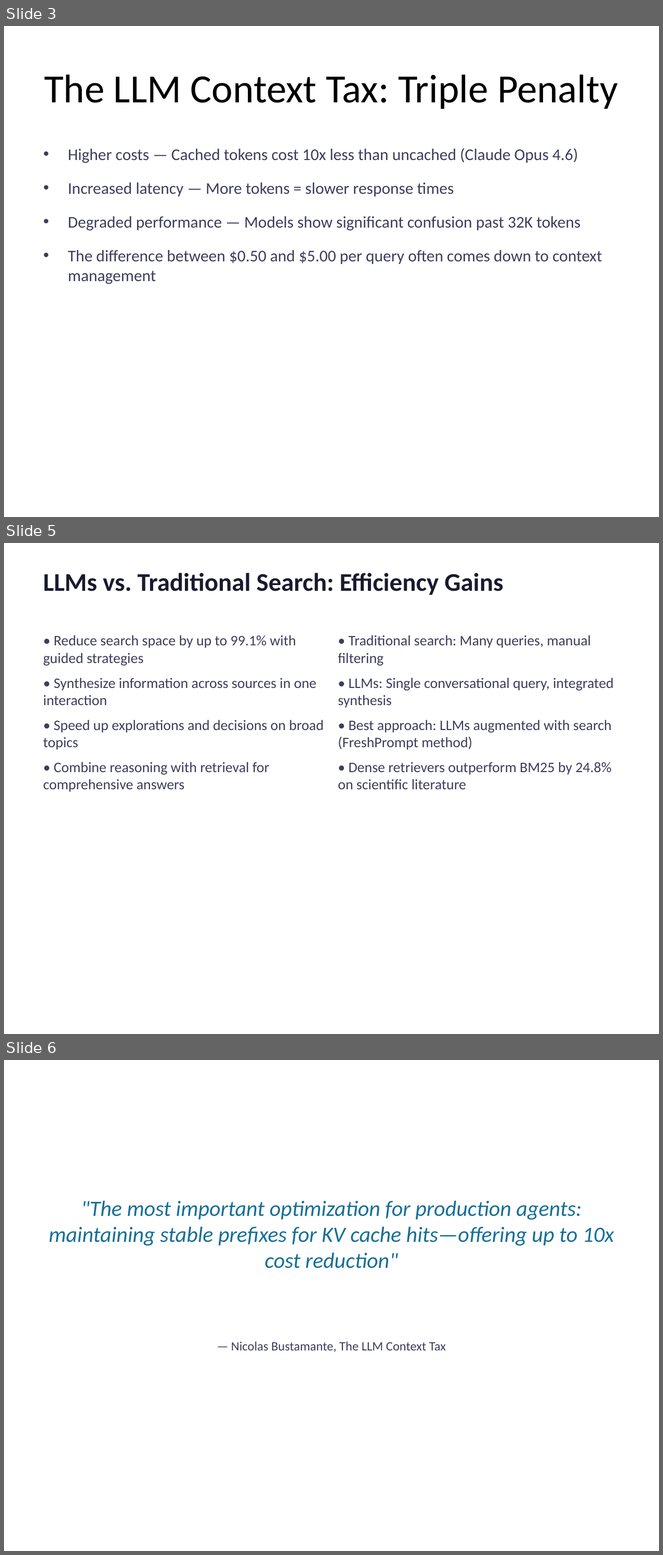
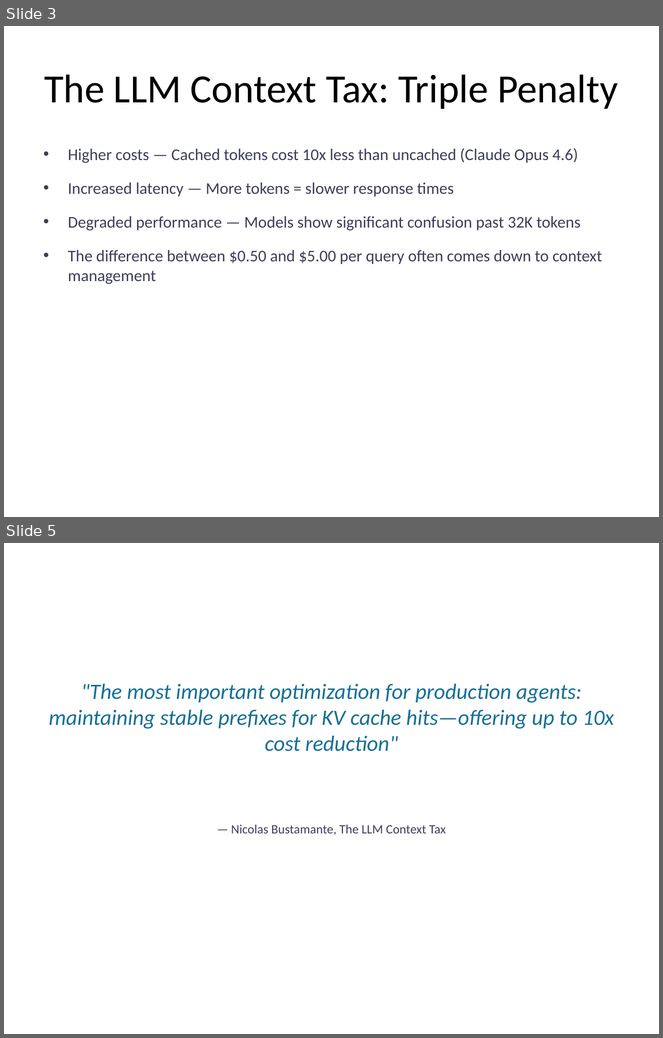
Before and after one commit to ms4674/Equity-research, a slide deck: LLM_Information_Efficiency_Presentation.pptx. Shown one above the other, each under a label of ours: slides 3, 5 and 6 before the commit, slides 3 and 5 after it; the slides between them are not shown. The pictures are 663x1555 and 663x1038 pixels, drawn with LibreOffice and Linux fonts; fonts in the diff are those of the drawing. Boxes give left, top, right and bottom in pixels: in the first picture for what was removed or moved away, otherwise in the second. Text is boxed around its words. In the diff, an @@ line names an element or a change of style, - is before the commit and + after.

```diff
--- a/LLM_Information_Efficiency_Presentation.pptx
+++ b/LLM_Information_Efficiency_Presentation.pptx
@@ slide 5 removed at [4,543,659,1034], background #FFFFFF @@
@@ text removed at [43,573,503,595] @@
-LLMs vs. Traditional Search: Efficiency Gains
@@ text removed at [43,635,324,792] @@
-• Reduce search space by up to 99.1% with guided strategies
-• Synthesize information across sources in one interaction
-• Speed up explorations and decisions on broad topics
-• Combine reasoning with retrieval for comprehensive answers
@@ text removed at [338,635,614,789] @@
-• Traditional search: Many queries, manual filtering
-• LLMs: Single conversational query, integrated synthesis
-• Best approach: LLMs augmented with search (FreshPrompt method)
-• Dense retrievers outperform BM25 by 24.8% on scientific literature
@@ what was slide 6 is now slide 5 @@
```
Also in this commit, not shown: 5 slides changed, 1 slide added, 1 other slide removed, 1 other file.
